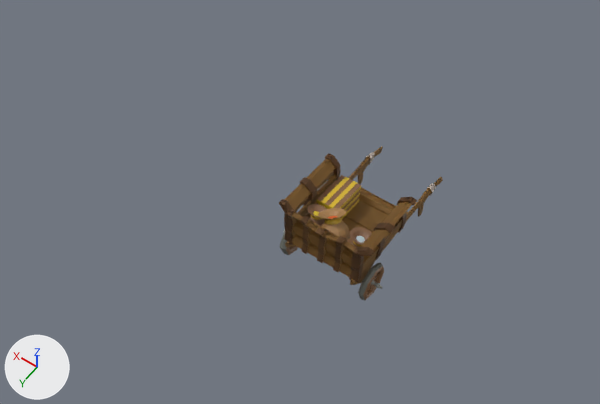
Renders of the Blender file CoTyPhu_Prototype/Assets/3DModels/Building_LV1_Cargo.blend from each side of a commit.
Rendered twice from a 50 mm camera at (-7.32, 12.62, 22.32) aimed at (2.0, -0.42, 1.82). Arrows for +X, +Y and +Z are at lower left; the lights stay in place.

In view in the first picture: 'CARGO'.
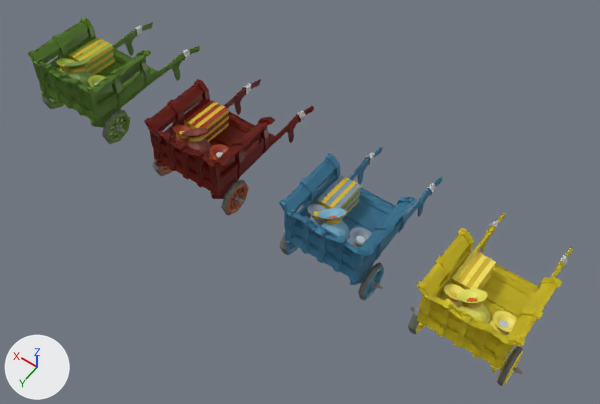
Commit message: Finish: add 4 colors foreach building add lv0_Flag add all scene to gameBoard Undone: add text to each plot

What differs and where, as boxes [x1, y1, x2, y2] in the pictures (600 x 404 px):
'CARGO_Yellow', added (yellow): after [408, 213, 573, 386]
    faces in mat_material (picture img_imphenziapalette01_png): [416, 213, 573, 373]
    faces in mat_material_002 (picture img_imphenziapalette01_png): [439, 284, 517, 335]
    faces in mat_material_003 (picture img_imphenziapalette01_png): [451, 250, 496, 303]
    faces in mat_material_001 (picture img_imphenziapalette01_png): [408, 302, 523, 386]
'CARGO', surface changed (brown to blue): [279, 147, 443, 300] in both
'CARGO_Red', added (red): after [144, 79, 314, 215]
    faces in mat_material (picture img_imphenziapalette01_png): [144, 79, 314, 199]
    faces in mat_material_003 (picture img_imphenziapalette01_png): [184, 100, 229, 142]
    faces in mat_material_002 (picture img_imphenziapalette01_png): [173, 125, 229, 160]
    faces in mat_material_001 (picture img_imphenziapalette01_png): [153, 159, 249, 215]
'CARGO_Green', added (green): after [27, 17, 200, 144]
    faces in mat_material (picture img_imphenziapalette01_png): [27, 17, 200, 128]
    faces in mat_material_003 (picture img_imphenziapalette01_png): [69, 37, 115, 76]
    faces in mat_material_001 (picture img_imphenziapalette01_png): [42, 97, 130, 144]
    faces in mat_material_002 (picture img_imphenziapalette01_png): [56, 58, 106, 87]

The change, as a list of edits to the scene's bpy script:
```text
Change me_cube:
    where me_cube.from_pydata(...)  # 3288 vertices, 3267 faces; spans x -5.1..5.1, y -11.2..4.7, z -3.3..4.4
    used by ob_cargo; location = (0.0, 0.0, 2.27); rotation_euler = (0.0867, 0.0, 0.0), in degrees (5, 0, 0); scale = (0.346, 0.346, 0.346)
    me_cube part 1: texture (UV) coordinates of 2787 of 3267 faces, centred in x -4.3..4.4, y -11.1..4.7, z -2.9..4.4, changed; they spanned u 0.77..0.87, v 0.51..0.58 and now span u 0.26..0.36, v 0.77..0.84
Add me_cube_003:
    me_cube_003.from_pydata(...)  # 3288 vertices, 3267 faces; spans x -5.1..5.1, y -11.2..4.7, z -3.3..4.4
    # faces by material slot: [1829, 482, 648, 308]
    me_cube_003.materials.append(mat_material)  # picture img_imphenziapalette01_png
    me_cube_003.materials.append(mat_material_001)  # picture img_imphenziapalette01_png
    me_cube_003.materials.append(mat_material_002)  # picture img_imphenziapalette01_png
    me_cube_003.materials.append(mat_material_003)  # picture img_imphenziapalette01_png
Add me_cube_002:
    me_cube_002.from_pydata(...)  # 3288 vertices, 3267 faces; spans x -5.1..5.1, y -11.2..4.7, z -3.3..4.4
    # faces by material slot: [1829, 482, 648, 308]
    me_cube_002.materials.append(mat_material)  # picture img_imphenziapalette01_png
    me_cube_002.materials.append(mat_material_001)  # picture img_imphenziapalette01_png
    me_cube_002.materials.append(mat_material_002)  # picture img_imphenziapalette01_png
    me_cube_002.materials.append(mat_material_003)  # picture img_imphenziapalette01_png
Add me_cube_001:
    me_cube_001.from_pydata(...)  # 3288 vertices, 3267 faces; spans x -5.1..5.1, y -11.2..4.7, z -3.3..4.4
    # faces by material slot: [1829, 482, 648, 308]
    me_cube_001.materials.append(mat_material)  # picture img_imphenziapalette01_png
    me_cube_001.materials.append(mat_material_001)  # picture img_imphenziapalette01_png
    me_cube_001.materials.append(mat_material_002)  # picture img_imphenziapalette01_png
    me_cube_001.materials.append(mat_material_003)  # picture img_imphenziapalette01_png
Add ob_cargo_yellow:
    ob_cargo_yellow = bpy.data.objects.new('CARGO_Yellow', me_cube_003)
    ob_cargo_yellow.location = (-4.5, 0.0, 2.1)
    ob_cargo_yellow.rotation_euler = (0.0867, 0.0, 0.0)  # degrees (5, 0, 0)
    ob_cargo_yellow.scale = (0.346, 0.346, 0.346)
Add ob_cargo_green:
    ob_cargo_green = bpy.data.objects.new('CARGO_Green', me_cube_002)
    ob_cargo_green.location = (10.01, 0.0, 2.62)
    ob_cargo_green.rotation_euler = (0.0867, 0.0, 0.0)  # degrees (5, 0, 0)
    ob_cargo_green.scale = (0.346, 0.346, 0.346)
Add ob_cargo_red:
    ob_cargo_red = bpy.data.objects.new('CARGO_Red', me_cube_001)
    ob_cargo_red.location = (5.02, 0.0, 2.51)
    ob_cargo_red.rotation_euler = (0.0867, 0.0, 0.0)  # degrees (5, 0, 0)
    ob_cargo_red.scale = (0.346, 0.346, 0.346)
```
